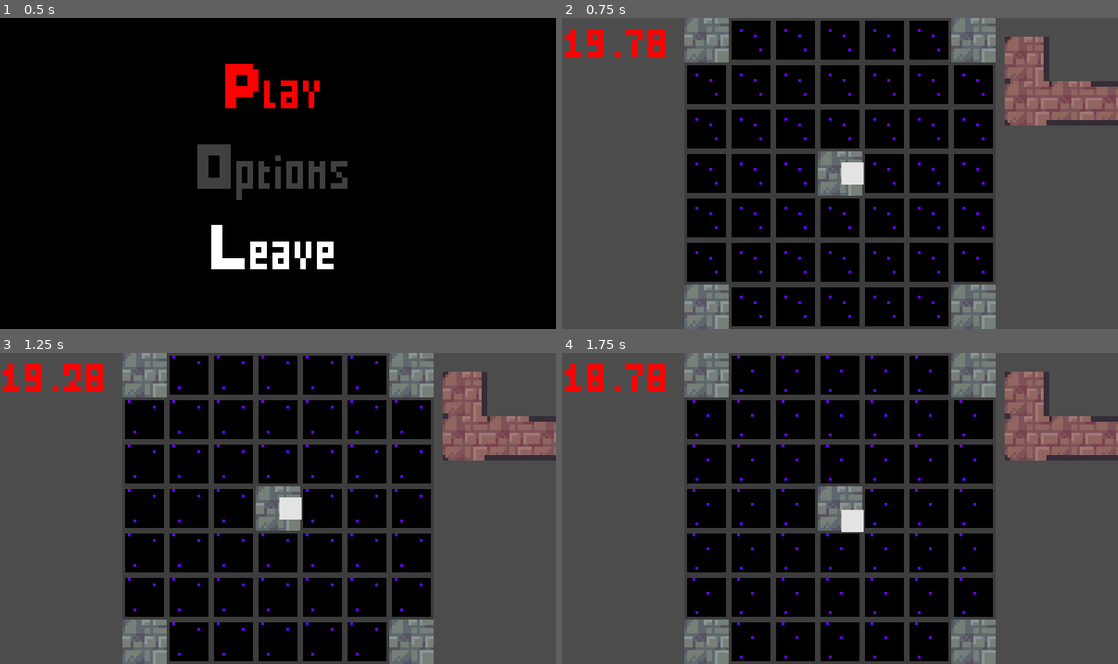
Above: before the commit, frames 1-4 (two rows, left to right).
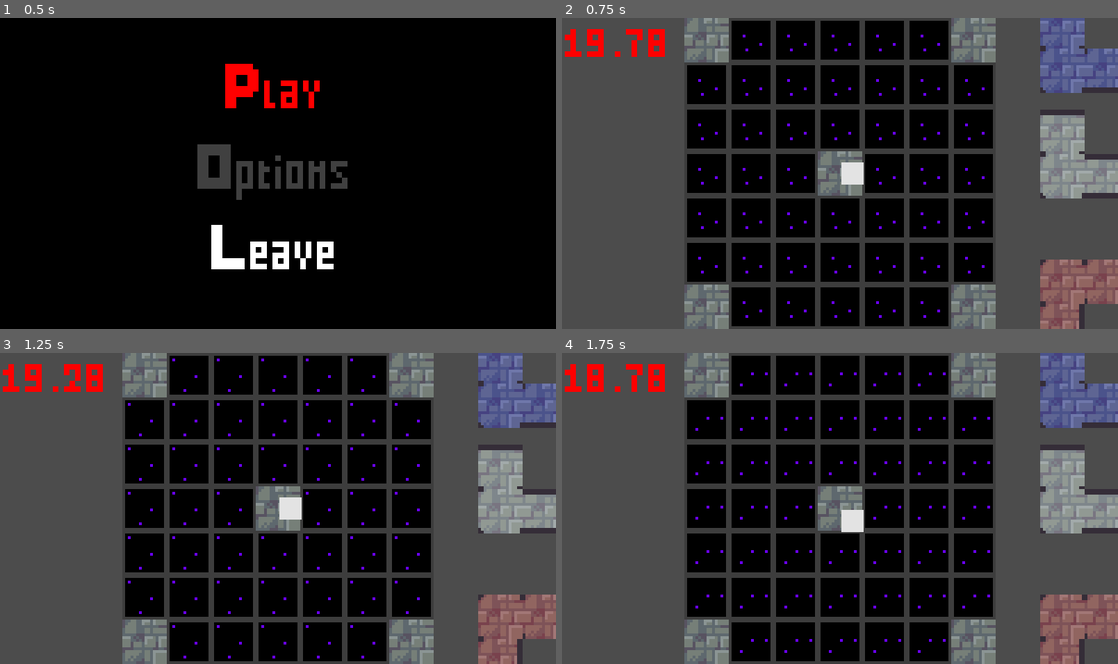
Above: after the commit, the same moments.

Repository: MrBSmith/Global2020
Game: Godot game, scene res://Scenes/GUI/Menus/ScreenTitle/ScreenTitle.tscn
Two runs of this game, one before a commit and one after it. Both use one fixed random seed, a clock stepped at 60 frames per second and the inputs below.
Inputs (mouse positions are in pixels of both pictures, inside the frame that each line leads up to):
- Up to frame 1 (0.5 s): no input
- Up to frame 2 (0.75 s): tap Enter (ui_accept) at 0.5 s; move the mouse to (962, 157) at 0.52 s; hold Right (ui_right) from 0.53 s (still down); hold 1 (fast_speed) from 0.53 s (still down)
- Up to frame 3 (1.25 s): keep holding Right (ui_right); keep holding 1 (fast_speed); tap Enter (ui_accept) at 0.77 s
- Up to frame 4 (1.75 s): move the mouse to (706, 374) at 1.27 s; release Right (ui_right) at 1.28 s; release 1 (fast_speed) at 1.28 s; hold Down (ui_down) from 1.28 s (still down); click (706, 374) at 1.35 s; tap Enter (ui_accept) at 1.52 s

Frame 1 is identical in both runs. In frame 2, 13% of the frame differs, in the area x 24-100%, y 0-100%; in frame 3, 13%; in frame 4, 13%.

Commit message:
Hand card management & card destructability

Diff:
--- a/BaseClasses/Card_Base.gd
+++ b/BaseClasses/Card_Base.gd
@@ -1,5 +1,7 @@
 extends Node2D
 class_name Card
+
+signal slot_freed
 
 # ---- VARIABLES ----
 
@@ -22,10 +24,12 @@
 	"red" : red
 }
 
-onready var hand_position = get_global_position()
+var color: String = "white"
 
 var card_placed : bool = false
 var tiles_array : Array = []
+
+var tiles_touched : int = 0
 
 var rng = RandomNumberGenerator.new()
 
@@ -57,7 +61,8 @@
 
 	# Place walls and doors
 	place_all_walls()
-	change_color(pick_color())
+	color = pick_color()
+	change_color()
 
 
 # ---- PROCESS ----
@@ -144,26 +149,23 @@
 		total_chance += chance
 
 	rng.randomize()
-	var color_pick = rng.randi_range(1, total_chance)
-
+	var color_pick = rng.randi_range(1, total_chance - 1)
 	var previous_scores = 0
-
 	for color_key in color_chance:
-
 		if previous_scores < color_pick && color_pick < color_chance.get(color_key) + previous_scores:
-			# color found
-			return color_key
+			return color_key # color found
 		else:
-			# color not found
-			previous_scores += color_chance.get(color_key)
+			previous_scores += color_chance.get(color_key) # color not found
 
 
 # Changes the tiles' color to the one sent in parameters
-func change_color(color):
+func change_color():
 	var color_var = Color(0, 0, 0, 0)
 
 	if color == "blue":
 		color_var = Color(0, 0, 1, 0.2)
+	elif color == "grey":
+		color_var = Color(1, 1, 1, 0.2)
 	elif color == "red":
 		color_var = Color(1, 0, 0, 0.2)
 
@@ -188,17 +190,18 @@
 	if !card_placed:
 		grab = false
 		offset_with_mouse = Vector2.ZERO
-		global_position += get_the_nearest_tile_translation()
+		var nearst_void_tile = get_the_nearest_tile(tiles_array[0])
+		global_position += get_translation(tiles_array[0], nearst_void_tile)
 
 		if is_card_on_empty_place():
 			card_placed = true
 			for tile in tiles_array:
 				tile.activate_walls()
-				for area in tile.get_overlapping_areas():
-					if area is VoidTile:
-						area.queue_free()
+				var void_underneath = get_the_nearest_tile(tile)
+				void_underneath.queue_free()
+
 		else:
-			set_global_position(hand_position)
+			set_position(Vector2.ZERO)
 			set_rotation_degrees(0)
 
 
@@ -223,17 +226,57 @@
 	return false
 
 
-# Find the nearest void tile, gets its translation with the card, and returns it
-func get_the_nearest_tile_translation() -> Vector2:
-	var tile0_pos = tiles_array[0].get_global_position()
+# Find the nearest void tile, and returns it
+func get_the_nearest_tile(node : Node) -> VoidTile:
+	var node_pos = node.get_global_position()
 	var void_tiles_array = get_tree().get_nodes_in_group("VoidTiles")
 	var smallest_distance = INF
-	var direction_to := Vector2.ZERO
+	var nearest_tile : VoidTile = null
 
 	for void_tile in void_tiles_array:
-		var current_distance = tile0_pos.distance_to(void_tile.get_global_position())
+		var current_distance = node_pos.distance_to(void_tile.get_global_position())
 		if current_distance < smallest_distance:
 			smallest_distance = current_distance
-			direction_to = tile0_pos.direction_to(void_tile.get_global_position())
-
-	return direction_to * smallest_distance
+			nearest_tile = void_tile
+
+	return nearest_tile
+
+
+# Return the translation between two nodes
+func get_translation(node1 : Node, node2 : Node) -> Vector2:
+	var direction_to : Vector2 = node1.global_position.direction_to(node2.get_global_position())
+	var distance_to : float =  node1.global_position.distance_to(node2.get_global_position())
+	return direction_to * distance_to
+
+
+# -- Players detections methods --
+
+# Triggered when a player entered a tile composing the card
+func on_tile_body_entered(body: PhysicsBody2D):
+	if body is Player && card_placed:
+		tiles_touched += 1
+
+# Triggered when a player live a tile composing the card
+func on_tile_body_exited(body: PhysicsBody2D):
+	if body is Player && card_placed:
+		tiles_touched -= 1
+		if tiles_touched == 0:
+			destroy()
+
+
+# -- Card destruction --
+
+
+# Replace every tile of the card by a void_tile in the grid,
+# Emit a signal to the hand, to signify that a slot has been freed, and tell which one
+# Then queue free the card
+func destroy():
+	for tile in tiles_array:
+		var tile_pos = tile.get_global_position()
+		var grid_node = get_tree().get_current_scene().find_node("Grid")
+		var void_tile = grid_node.void_tile_scene.instance()
+		void_tile.set_global_position(tile_pos)
+		grid_node.call_deferred("add_child", void_tile)
+
+	emit_signal("slot_freed", get_parent())
+	queue_free()
--- a/BaseClasses/GameMenuBase.gd
+++ b/BaseClasses/GameMenuBase.gd
@@ -65,5 +65,5 @@
 
 # Change the color of menu option according if it is selected by a player or not
 func highlight_menuopt():
-	options_array[prev_opt_index].set_self_modulate(Color(1,1,1,1)) # WHITE COLOR = Not selected
-	options_array[opt_index].set_self_modulate(Color(1,0,0,1)) # RED COLOR = SELECTED
+	options_array[prev_opt_index].set_self_modulate(Color(1, 1, 1, 1)) # WHITE COLOR = Not selected
+	options_array[opt_index].set_self_modulate(Color(1, 0, 0, 1)) # RED COLOR = SELECTED
--- a/Scenes/Cards/BaseCard.tscn
+++ b/Scenes/Cards/BaseCard.tscn
@@ -4,5 +4,6 @@
 
 [node name="BaseCard" type="Node2D"]
 script = ExtResource( 1 )
-blue = 100
-grey = 0
+blue = 33
+grey = 33
+red = 33
--- a/Scenes/Cards/LX2.tscn
+++ b/Scenes/Cards/LX2.tscn
@@ -6,6 +6,9 @@
 [ext_resource path="res://Scenes/Cards/BaseCard.tscn" type="PackedScene" id=4]
 
 [node name="LX2" instance=ExtResource( 4 )]
+blue = 33
+grey = 33
+red = 33
 
 [node name="Tile" parent="." index="0" instance=ExtResource( 3 )]
 
--- a/Scenes/Cards/Script/Tile.gd
+++ b/Scenes/Cards/Script/Tile.gd
@@ -36,6 +36,8 @@
 	if owner != null:
 		var _err = connect("tile_grabed", owner, "on_tile_grabed")
 		_err = connect("tile_droped", owner, "on_tile_droped")
+		_err = connect("body_entered", owner, "on_tile_body_entered")
+		_err = connect("body_exited", owner, "on_tile_body_exited")
 
 
 # ---- INPUT ----
@@ -75,3 +77,10 @@
 	for child in get_children():
 		if child.is_class("Wall"):
 			child.get_node("CollisionShape2D").set_disabled(false)
+
+
+# Destroy every voidtile underneath this tile
+func destroy_walls_underneath():
+	for area in get_overlapping_areas():
+		if area is VoidTile:
+			area.queue_free()
--- a/Scenes/Character/Character.gd
+++ b/Scenes/Character/Character.gd
@@ -1,4 +1,5 @@
 extends KinematicBody2D
+class_name Player
 
 const fast_speed = 60.0
 const medium_speed = 36.0
@@ -16,8 +17,8 @@
 var screen_height : float =  ProjectSettings.get("display/window/size/height")
 
 func _ready():
-	self.position.x = screen_width/2-4
-	self.position.y = screen_height/2
+	self.position.x = screen_width / 2
+	self.position.y = screen_height / 2
 
 
 # ----- TICK PROCESS -----
@@ -51,13 +52,10 @@
 
 	if Input.is_action_pressed("ui_right"):
 		direction.x += 1
-
 	if Input.is_action_pressed("ui_left"):
 		direction.x -= 1
-
 	if Input.is_action_pressed("ui_down"):
 		direction.y += 1
-
 	if Input.is_action_pressed("ui_up"):
 		direction.y -= 1
 
--- a/Scenes/Game/Game.gd
+++ b/Scenes/Game/Game.gd
@@ -1,9 +1,7 @@
 extends Node2D
 
 onready var node_GUI = get_node("GUI")
-onready var tiles_node = get_node("Tiles")
-onready var grid_gen_node = get_node("Tiles/GridGen")
-onready var tile_node_array = tiles_node.get_children()
+onready var grid_gen_node = get_node("Grid")
 onready var node_GUI_array = node_GUI.get_children()
 onready var music_node = get_node("Music")
 
@@ -12,11 +10,7 @@
 func _ready():
 	# Notify the Void node of the size of the map, so it can generate the right number of void tiles
 	grid_gen_node.grid_size = grid_size
-
-	# Call the on_ready function of every tiles
-	for child in tile_node_array:
-		if child.has_method("on_ready"):
-			child.on_ready()
+	grid_gen_node.on_ready()
 
 	for child in node_GUI_array:
 		if child.has_method("on_ready"):
--- a/Scenes/Game/Game.tscn
+++ b/Scenes/Game/Game.tscn
@@ -10,7 +10,7 @@
 [ext_resource path="res://Scenes/Game/Music.gd" type="Script" id=8]
 [ext_resource path="res://Scenes/AudioStream/AudioStreamBase.tscn" type="PackedScene" id=9]
 [ext_resource path="res://Scenes/GUI/Timer/Timer.tscn" type="PackedScene" id=10]
-[ext_resource path="res://Scenes/Cards/LX2.tscn" type="PackedScene" id=11]
+[ext_resource path="res://Scenes/Hand/Hand.tscn" type="PackedScene" id=12]
 
 [node name="Game" type="Node2D"]
 script = ExtResource( 3 )
@@ -18,9 +18,7 @@
 "_edit_lock_": true
 }
 
-[node name="Tiles" type="Node" parent="."]
-
-[node name="GridGen" type="Node2D" parent="Tiles"]
+[node name="Grid" type="Node2D" parent="."]
 z_index = -5
 script = ExtResource( 2 )
 
@@ -49,10 +47,11 @@
 
 [node name="GUI" type="Node2D" parent="."]
 z_index = 999
+__meta__ = {
+"_edit_lock_": true
+}
 
 [node name="NTimer" parent="GUI" instance=ExtResource( 10 )]
 
-[node name="LX2" parent="." instance=ExtResource( 11 )]
-position = Vector2( 167.147, 30.7722 )
-blue = 50
-red = 50
+[node name="Hand" parent="." instance=ExtResource( 12 )]
+position = Vector2( 180, 0 )
--- /dev/null
+++ b/Scenes/Hand/Hand.gd
@@ -0,0 +1,31 @@
+extends Node2D
+class_name Hand
+
+var cards_array : Array = [
+	preload("res://Scenes/Cards/LineX2.tscn"),
+	preload("res://Scenes/Cards/LineX3.tscn"),
+	preload("res://Scenes/Cards/LX1.tscn"),
+	preload("res://Scenes/Cards/LX2.tscn"),
+	preload("res://Scenes/Cards/LX3.tscn"),
+	preload("res://Scenes/Cards/RLX2.tscn"),
+	preload("res://Scenes/Cards/Square.tscn")
+]
+
+
+func _ready():
+	for slot in $CardsSlots.get_children():
+		generate_card(slot)
+
+
+# Generate a random card and insticiate it inside the given slot
+func generate_card(slot: Position2D):
+	var rng = randi() % len(cards_array)
+	var new_card = cards_array[rng].instance()
+	new_card.connect("slot_freed", self, "on_slot_freed")
+	slot.call_deferred("add_child", new_card)
+
+
+# Tiggered whenever a slot is freed
+# Generate a new card
+func on_slot_freed(slot: Position2D):
+	generate_card(slot)
--- /dev/null
+++ b/Scenes/Hand/Hand.tscn
@@ -0,0 +1,17 @@
+[gd_scene load_steps=2 format=2]
+
+[ext_resource path="res://Scenes/Hand/Hand.gd" type="Script" id=1]
+
+[node name="Hand" type="Node2D"]
+script = ExtResource( 1 )
+
+[node name="CardsSlots" type="Node2D" parent="."]
+
+[node name="CardSlot1" type="Position2D" parent="CardsSlots"]
+position = Vector2( 0, 19 )
+
+[node name="CardSlot2" type="Position2D" parent="CardsSlots"]
+position = Vector2( 0, 57 )
+
+[node name="CardSlot3" type="Position2D" parent="CardsSlots"]
+position = Vector2( 0, 95 )
--- a/Scenes/Tiles/Void/Void.tscn
+++ b/Scenes/Tiles/Void/Void.tscn
@@ -21,7 +21,7 @@
 } ]
 
 [sub_resource type="RectangleShape2D" id=2]
-extents = Vector2( 2, 2 )
+extents = Vector2( 3, 3 )
 
 [sub_resource type="RectangleShape2D" id=3]
 extents = Vector2( 8, 8 )
@@ -33,17 +33,16 @@
 
 [node name="AnimatedSprite" type="AnimatedSprite" parent="."]
 frames = SubResource( 1 )
-frame = 7
+frame = 3
 playing = true
 __meta__ = {
 "_edit_lock_": true
 }
 
 [node name="CollisionShape2D" type="CollisionShape2D" parent="."]
-self_modulate = Color( 1, 1, 0, 1 )
 shape = SubResource( 2 )
 
-[node name="StaticBody2D" type="StaticBody2D" parent="."]
+[node name="Area2D" type="StaticBody2D" parent="."]
 
-[node name="CollisionShape2D" type="CollisionShape2D" parent="StaticBody2D"]
+[node name="CollisionShape2D" type="CollisionShape2D" parent="Area2D"]
 shape = SubResource( 3 )
--- a/project.godot
+++ b/project.godot
@@ -19,6 +19,11 @@
 "language": "GDScript",
 "path": "res://BaseClasses/Card_Base.gd"
 }, {
+"base": "Node2D",
+"class": "Hand",
+"language": "GDScript",
+"path": "res://Scenes/Hand/Hand.gd"
+}, {
 "base": "Control",
 "class": "MenuBase",
 "language": "GDScript",
@@ -28,6 +33,11 @@
 "class": "MenuOptionsBase",
 "language": "GDScript",
 "path": "res://Global/Scripts/MenuOptionsBase.gd"
+}, {
+"base": "KinematicBody2D",
+"class": "Player",
+"language": "GDScript",
+"path": "res://Scenes/Character/Character.gd"
 }, {
 "base": "Position2D",
 "class": "PointSide",
@@ -67,8 +77,10 @@
 _global_script_class_icons={
 "AudioStreamBase": "",
 "Card": "",
+"Hand": "",
 "MenuBase": "",
 "MenuOptionsBase": "",
+"Player": "",
 "PointSide": "",
 "PointTop": "",
 "Tile": "",
